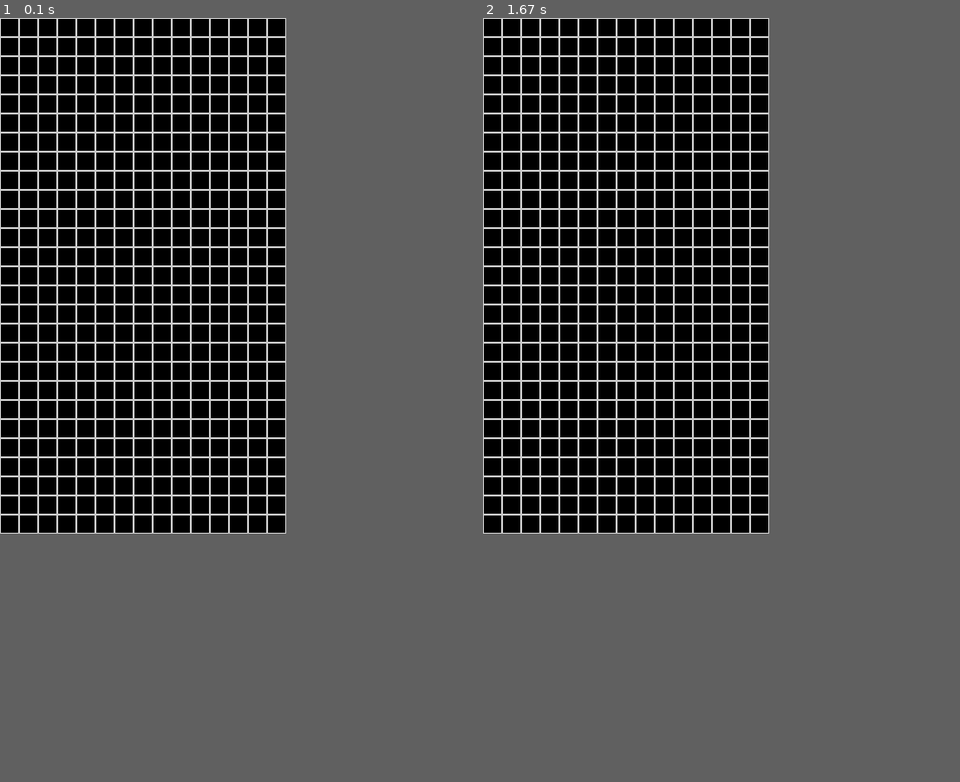
Above: before the commit, frames 1-2 (left to right).
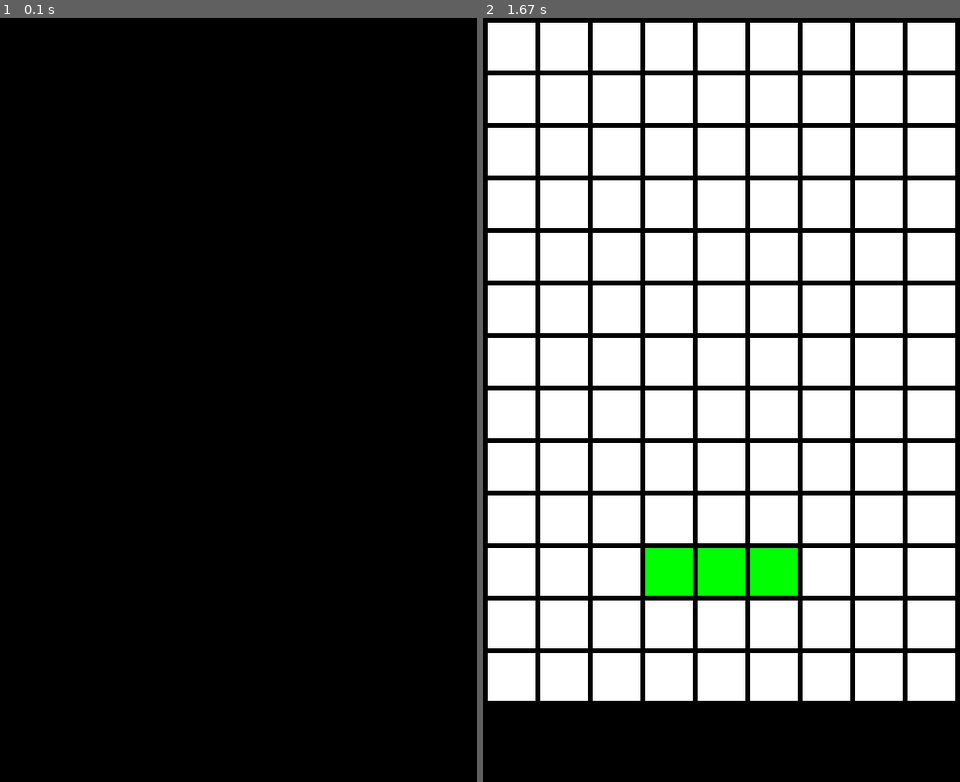
Above: after the commit, the same moments.

Repository: lolostheman/Tetris-PyGame
Game: pygame game, started from main.py
Same seed, same stepped clock (60 frames per second), same inputs: the game is played once before the commit and once after it.
Inputs:
- Up to frame 1 (0.1 s): no input
- Up to frame 2 (1.67 s): no input
In our replay, the window is 300x540 before the commit and 500x800 after it. These sizes can differ from the game's own. Grey fills any space a smaller window leaves; there, only what the larger window draws over its background counts as a difference.

The runs differ from the first frame. In frame 1, 7.7% of the frame differs, in the area x 0-60%, y 0-68%; in frame 2, 56%, in the area x 0-100%, y 0-100%.

Commit message:
Before re-write

Diff:
--- a/main.py
+++ b/main.py
@@ -1,5 +1,11 @@
 import pygame
 
+BLACK = (0, 0, 0)
+WHITE = (255, 255, 255)
+GREEN = (0, 255, 0)
+RED = (255, 0, 0)
+
+blocksize = 50
 
 class tetrisBlocks:
     def __init__(self, shape, length, color):
@@ -18,22 +24,80 @@
         if self.shape == 'O':
             return [0, 1, 1, 0], [0, 1, 1, 0], [0, 0, 0, 0], [0, 0, 0, 0]
 
-def createMap():
+
+grid = []
+for row in range(13):
+    grid.append([])
+    for column in range(10):
+        grid[row].append(0)
+
+
+pygame.init()
+screen = pygame.display.set_mode([500, 800])
+clock = pygame.time.Clock()
+
+
+def drawBlock(shape):
     running = True
+    if shape == 'T':
+        grid[0][4] = 1
+        grid[0][3] = 1
+        grid[0][5] = 1
+        grid[1][4] = 1
+        grid[2][4] = 1
     while running:
+        screen.fill(BLACK)
+        for row in range(13):
 
-        (width, height) = (300, 540)
-        screen = pygame.display.set_mode((width, height))
-        #pygame.display.flip()
-        blockSize = 20
-        for x in range(0, width, blockSize):
-            for y in range(0, height, blockSize):
-                rect = pygame.Rect(x, y, blockSize, blockSize)
-                pygame.draw.rect(screen, (200, 200, 200), rect, 1)
-        pygame.display.update()
-        for event in pygame.event.get():
-            if event.type == pygame.QUIT:
+            for column in range(10):
+                color = WHITE
+                if grid[row][column] == 1:
+                    color = GREEN
+                pygame.draw.rect(screen, color,
+                                 [(5 + blocksize) * column + 5, (5 + blocksize) * row + 5, blocksize, blocksize])
+        shift = 0
+
+        for row in range(13):
+            for column in range(10):
+                if shift < 10:
+                    if grid[row][column] == 1:
+                        grid[row][column] = 0
+                        grid[row+1][column] = 1
+            shift += 1
+
+
+
+
+        clock.tick(1)
+        pygame.display.flip()
+        for event in pygame.event.get():  # User did something
+            if event.type == pygame.QUIT:  # If user clicked close
                 running = False
+
+
+
+
+drawBlock('T')
+pygame.quit()
+
+
+# running = True
+#
+# while running:
+#     screen.fill(BLACK)
+#     for row in range(13):
+#         for column in range(10):
+#             color = WHITE
+#             if grid[row][column] == 1:
+#                 color = GREEN
+#             pygame.draw.rect(screen, color, [(5 + blocksize) * column + 5, (5 + blocksize) * row + 5, blocksize, blocksize])
+#     clock.tick(60)
+#     pygame.display.flip()
+
+
+
+
+
 
 
 
@@ -49,5 +113,3 @@
 #         if event.type == pygame.QUIT:
 #             running = False
 #     pygame.display.update()
-
-createMap()
Not shown, added: .gitignore
